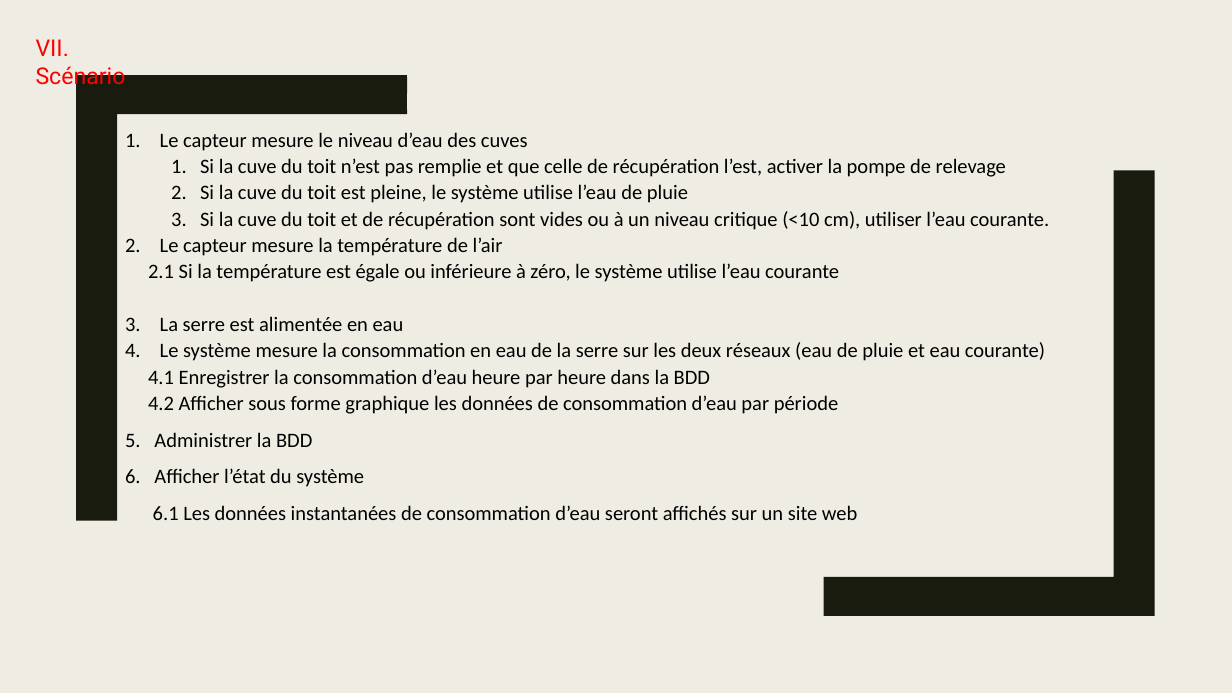
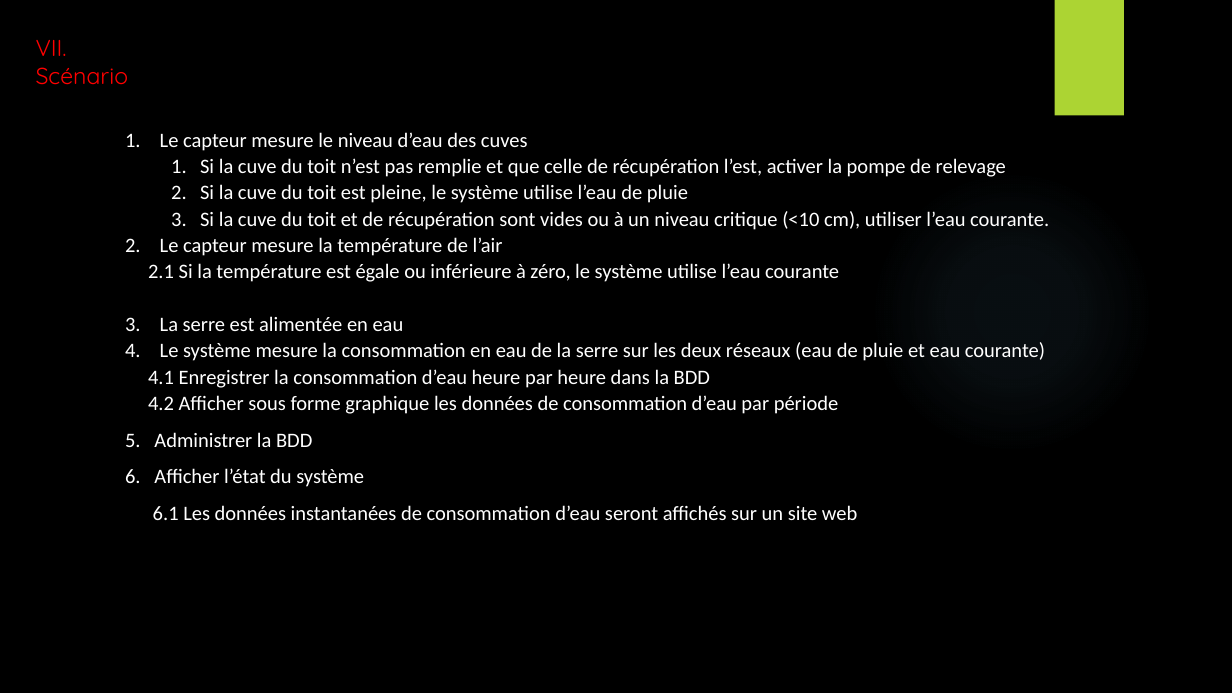
Before and after one commit to EnzoCotte/Projet-Approvisionnement-serre, a slide deck: slide 14 of Presentation revue 0 projet serre.pptx (slide 11 before the commit). Drawn at 1232x693 pixels with LibreOffice and Linux fonts; fonts in the diff are those of the drawing; background and template pictures are left out. Boxes give left, top, right and bottom in pixels: in the first picture for what was removed or moved away, otherwise in the second. Text is boxed around its words. In the diff, an @@ line names an element or a change of style, - is before the commit and + after.

```diff
--- a/Presentation revue 0 projet serre.pptx
+++ b/Presentation revue 0 projet serre.pptx
@@ background #EFEDE3 to picture (left out) @@
@@ text "VII. Scénario" at (36,40,128,85): font Roboto to Quicksand @@
@@ rectangle added at (1055,0,1124,116), fill #ACD433 @@
@@ freeform shape removed at (76,75,407,520) @@
@@ text "Le capteur mesure le niveau ..." at (125,132,1049,520): text colour #000000 to #FFFFFF @@
@@ freeform shape removed at (824,170,1155,616) @@
@@ ellipse added at (870,169,1154,454), fill gradient #7AC4F0 @@
```
Also in this commit, not shown: 8 other slides changed, 9 slides added, 2 slides removed.
